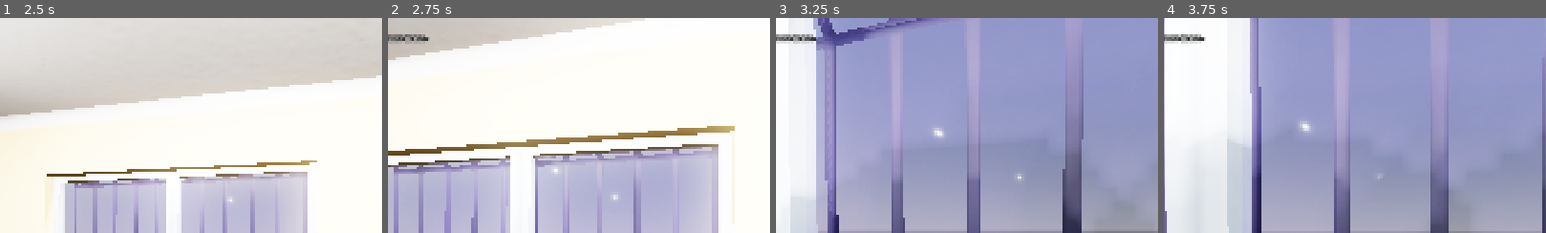
Above: before the commit, frames 1-4 (left to right).
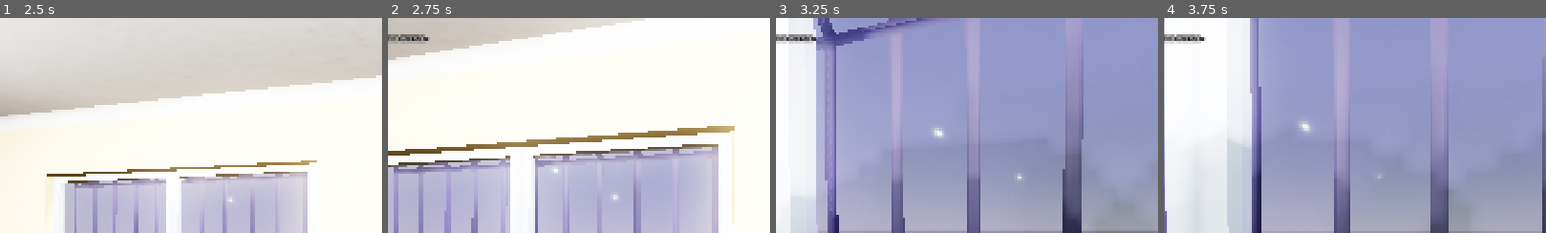
Above: after the commit, the same moments.

Repository: takanazwa5/ProjektMonopolowy
Game: Godot game, scene res://scenes/game/game.tscn
The game is run twice, just before and just after one commit, with the same random seed, the same clock (stepped at 60 frames per second) and the same inputs.
Inputs (mouse positions are % of the whole screen's width and height, from its top left):
- Up to frame 1 (2.5 s): tap Enter at 0.5 s; move the mouse to (55, 50) at 0.52 s; hold Ctrl (crouch) 0.53-1.28 s; hold W (walk_forward) from 0.53 s (still down); click (55, 50) at 0.67 s; move the mouse to (45, 50) at 1.27 s; tap G (drop_item) at 1.35 s; move the mouse to (52, 48) at 2.02 s; hold E (interact) from 2.03 s (still down)
- Up to frame 2 (2.75 s): keep holding W (walk_forward); keep holding E (interact)
- Up to frame 3 (3.25 s): keep holding W (walk_forward); move the mouse to (49, 52) at 2.77 s; release E (interact) at 2.78 s; tap Ctrl (crouch) at 2.85 s; click (49, 52) at 2.92 s
- Up to frame 4 (3.75 s): keep holding W (walk_forward); move the mouse to (57, 51) at 3.52 s; hold G (drop_item) from 3.53 s (still down)
The pictures show only the part of the screen within x 16-66%, y 0-50%; the shares and areas given below are measured in that part.

Frame 1 is identical in both runs. In frame 2, 0.1% of the frame differs, in the area x 2-10%, y 7-11%; in frame 3, 0.1%, in the area x 2-10%, y 7-12%; in frame 4, 0.1%.

Commit message:
Update item_preview.gd

Diff:
--- a/features/player/item_preview.gd
+++ b/features/player/item_preview.gd
@@ -55,6 +55,7 @@
 
 func _on_child_exited_tree(_node: Node) -> void:
 
+	_current_item = null
 	_can_rotate = false
 	rotation = Vector3.ZERO
 	item_exited.emit()
